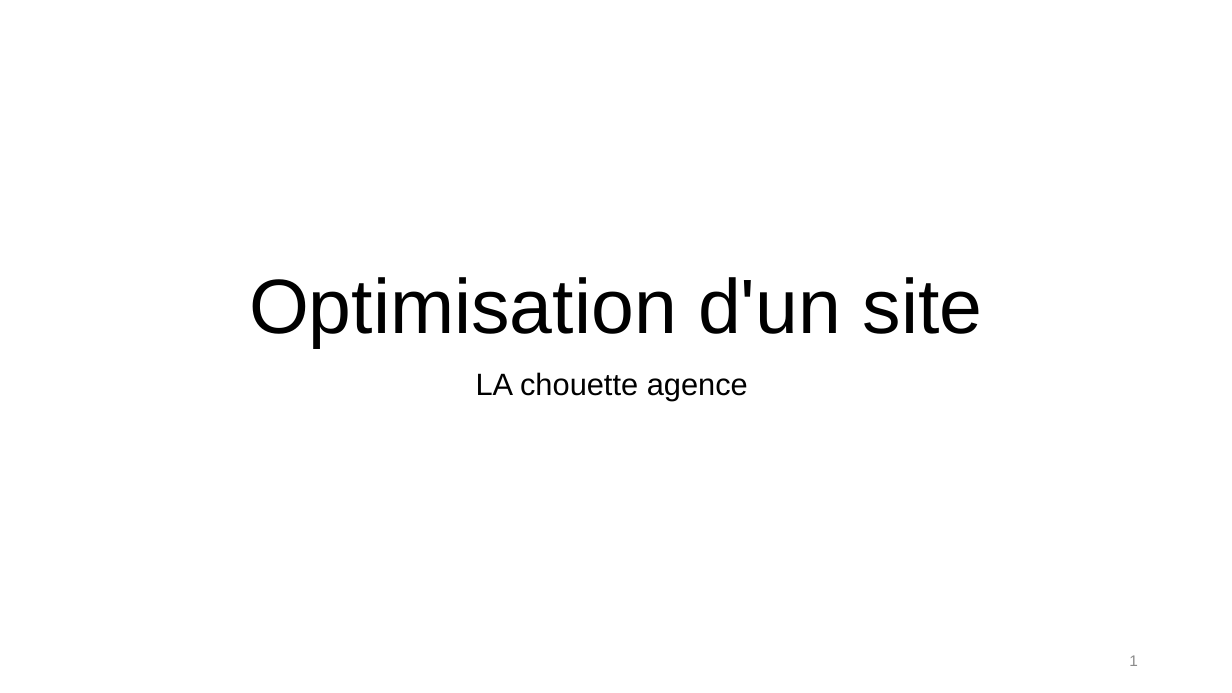
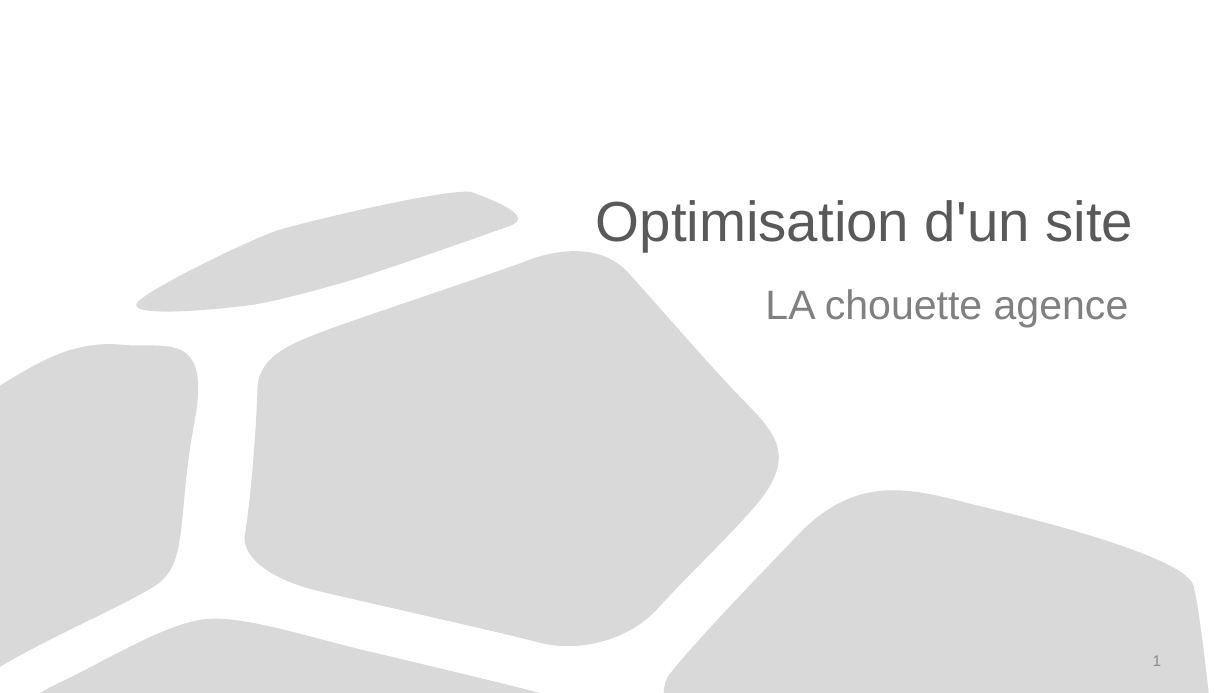
Before and after one commit to LKONATE-c/projet04open-class-room, a slide deck: slide 1 of Diaporama2.pptx. Drawn at 1232x693 pixels with LibreOffice and Linux fonts; fonts in the diff are those of the drawing. Boxes give left, top, right and bottom in pixels: in the first picture for what was removed or moved away, otherwise in the second. Text is boxed around its words. In the diff, an @@ line names an element or a change of style, - is before the commit and + after.

```diff
--- a/Diaporama2.pptx
+++ b/Diaporama2.pptx
@@ freeform shape added at [132,186,538,319], fill #D9D9D9, outline #000000 0.75 pt @@
@@ title "Optimisation d'un site": place and size @@
-title "Optimisation d'un site" at [249,277,983,348]
+title "Optimisation d'un site" at [596,200,1134,252]
@@ title "Optimisation d'un site" at [596,200,1134,252]: size 60 to 44 pt, text colour #000000 to #595959; alignment centre to right; line spacing 0.9 to 1; vertical alignment bottom to middle @@
@@ freeform shape added at [242,232,793,653], fill #D9D9D9, outline #000000 0.75 pt @@
@@ subtitle "LA chouette agence": place and size @@
-subtitle "LA chouette agence" at [476,372,748,400]
+subtitle "LA chouette agence" at [765,289,1129,327]
@@ subtitle "LA chouette agence" at [765,289,1129,327]: size 24 to 32 pt, text colour #000000 to #808080; alignment centre to right; line spacing 0.9 to 1; less space between paragraphs @@
@@ freeform shape added at [0,329,213,667], fill #D9D9D9, outline #000000 0.75 pt @@
@@ freeform shape added at [664,468,1209,693], fill #D9D9D9, outline #000000 0.75 pt @@
@@ freeform shape added at [40,616,542,693], fill #D9D9D9, outline #000000 0.75 pt @@
@@ page number: place and size @@
-page number at [1129,655,1138,666]
+page number at [1153,656,1162,666]
```
Also in this commit, not shown: 5 other slides changed, 19 slides added, 1 slide removed, 4 other files.
